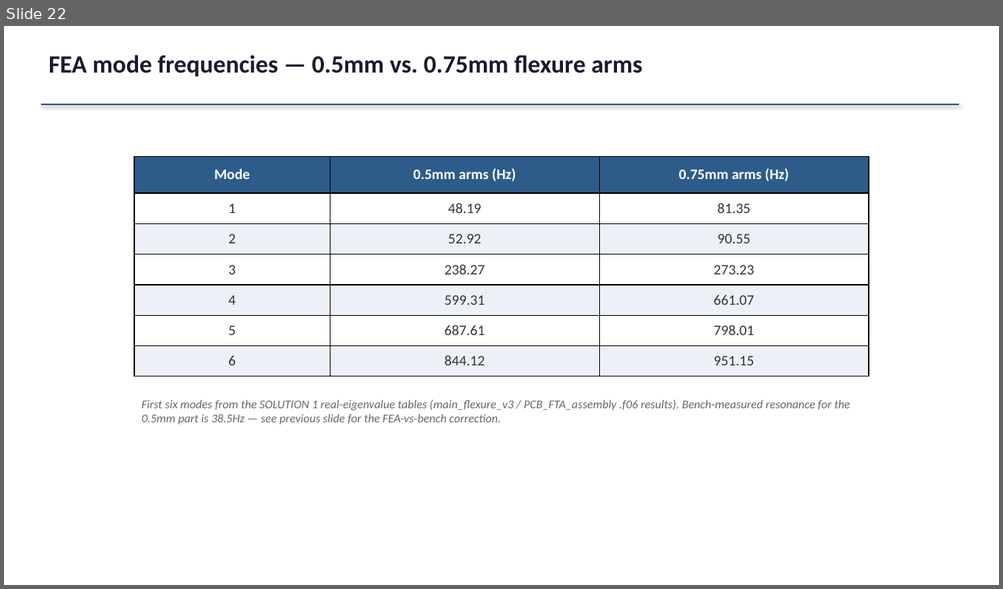
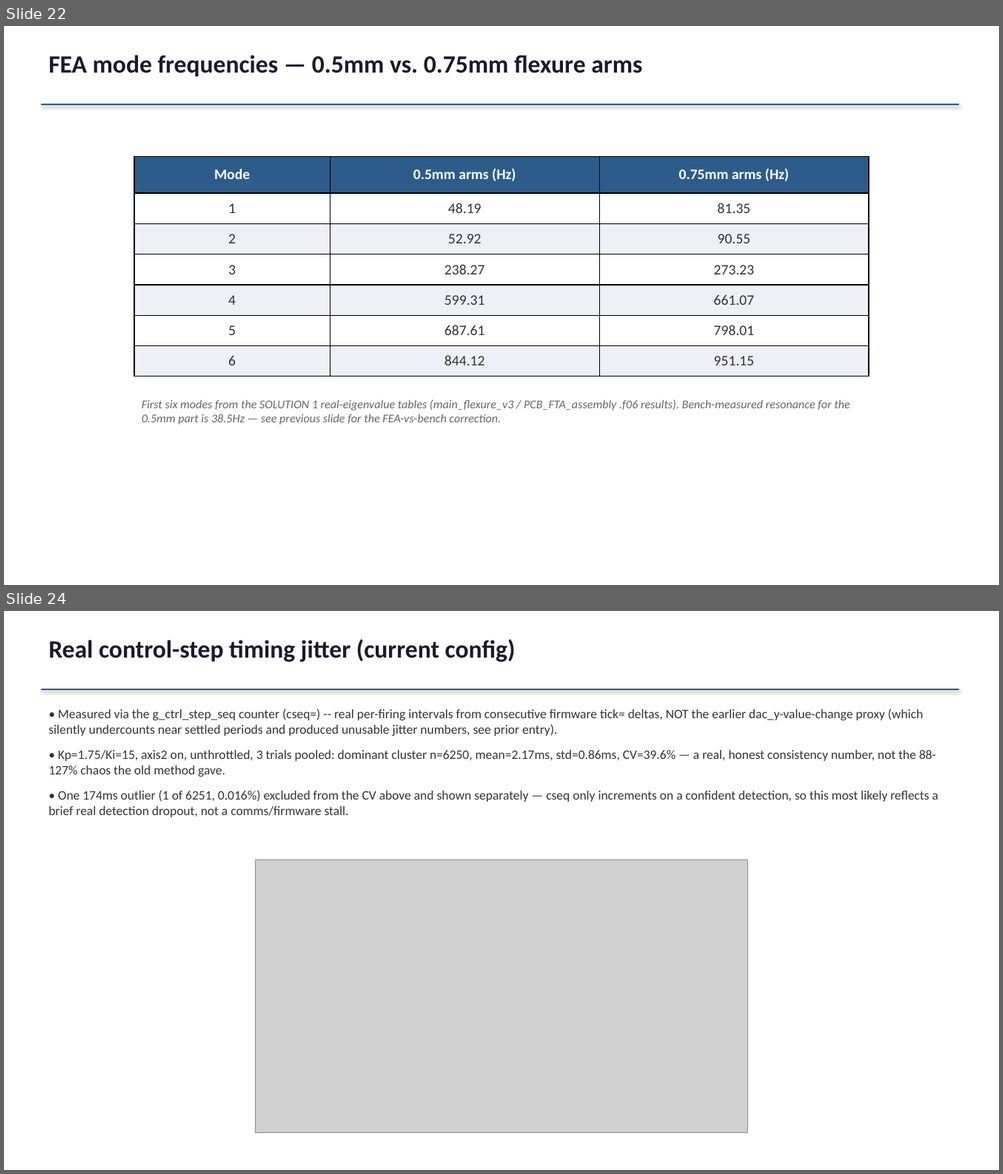
Before and after one commit to ucsbdeepspace/rpi_camera_system, a slide deck: docs/session_results_2026-08-18_pid_tuning.pptx. Shown one above the other, each under a label of ours: slide 22 before the commit, slides 22 and 24 after it; the slides between them are not shown. The pictures are 1003x589 and 1003x1174 pixels, drawn with LibreOffice and Linux fonts; fonts in the diff are those of the drawing; grey boxes stand for pictures. Boxes give left, top, right and bottom in pixels: in the first picture for what was removed or moved away, otherwise in the second. Text is boxed around its words. In the diff, an @@ line names an element or a change of style, - is before the commit and + after.

```diff
--- a/docs/session_results_2026-08-18_pid_tuning.pptx
+++ b/docs/session_results_2026-08-18_pid_tuning.pptx
@@ slide 24 added at (x1=4, y1=611, x2=999, y2=1170), background #FFFFFF @@
@@ text added at (x1=48, y1=639, x2=515, y2=662), 24 pt, text #1A1A2E, bold @@
+Real control-step timing jitter (current config)
@@ line added from (41, 689) to (959, 689), #2E5C8A 1.5 pt @@
@@ text added at (x1=48, y1=709, x2=938, y2=817), 12.5 pt, text #333333 @@
+• Measured via the g_ctrl_step_seq counter (cseq=) -- real per-firing intervals from consecutive firmware tick= deltas, NOT the earlier dac_y-value-change proxy (which silently undercounts near settled periods and produced unusable jitter numbers, see prior entry).
+• Kp=1.75/Ki=15, axis2 on, unthrottled, 3 trials pooled: dominant cluster n=6250, mean=2.17ms, std=0.86ms, CV=39.6% — a real, honest consistency number, not the 88-127% chaos the old method gave.
+• One 174ms outlier (1 of 6251, 0.016%) excluded from the CV above and shown separately — cseq only increments on a confident detection, so this most likely reflects a brief real detection dropout, not a comms/firmware stall.
@@ picture added at (x1=256, y1=860, x2=747, y2=1133) @@
```
Also in this commit, not shown: 1 other slide added, 3 other files.
